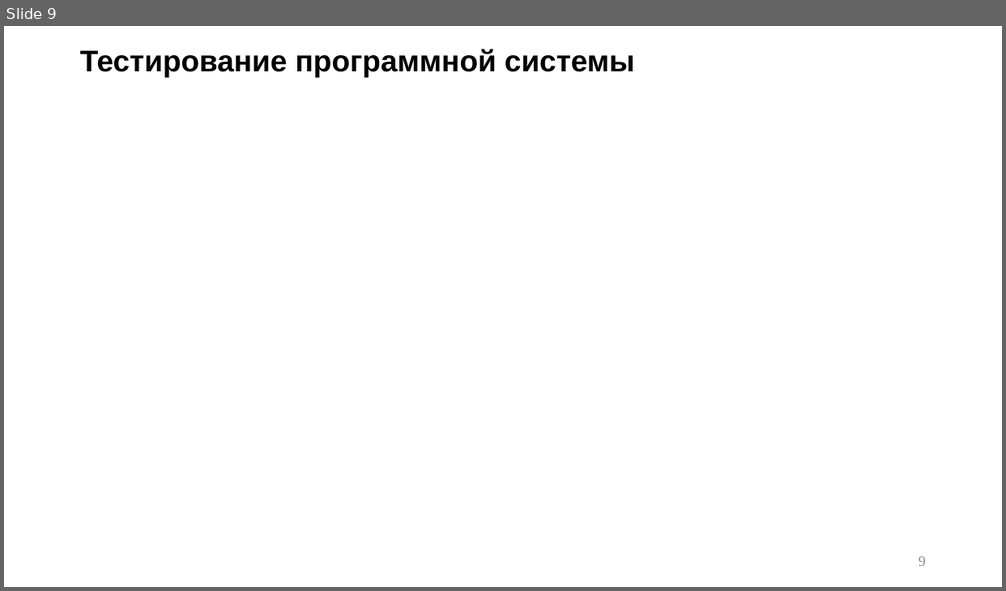
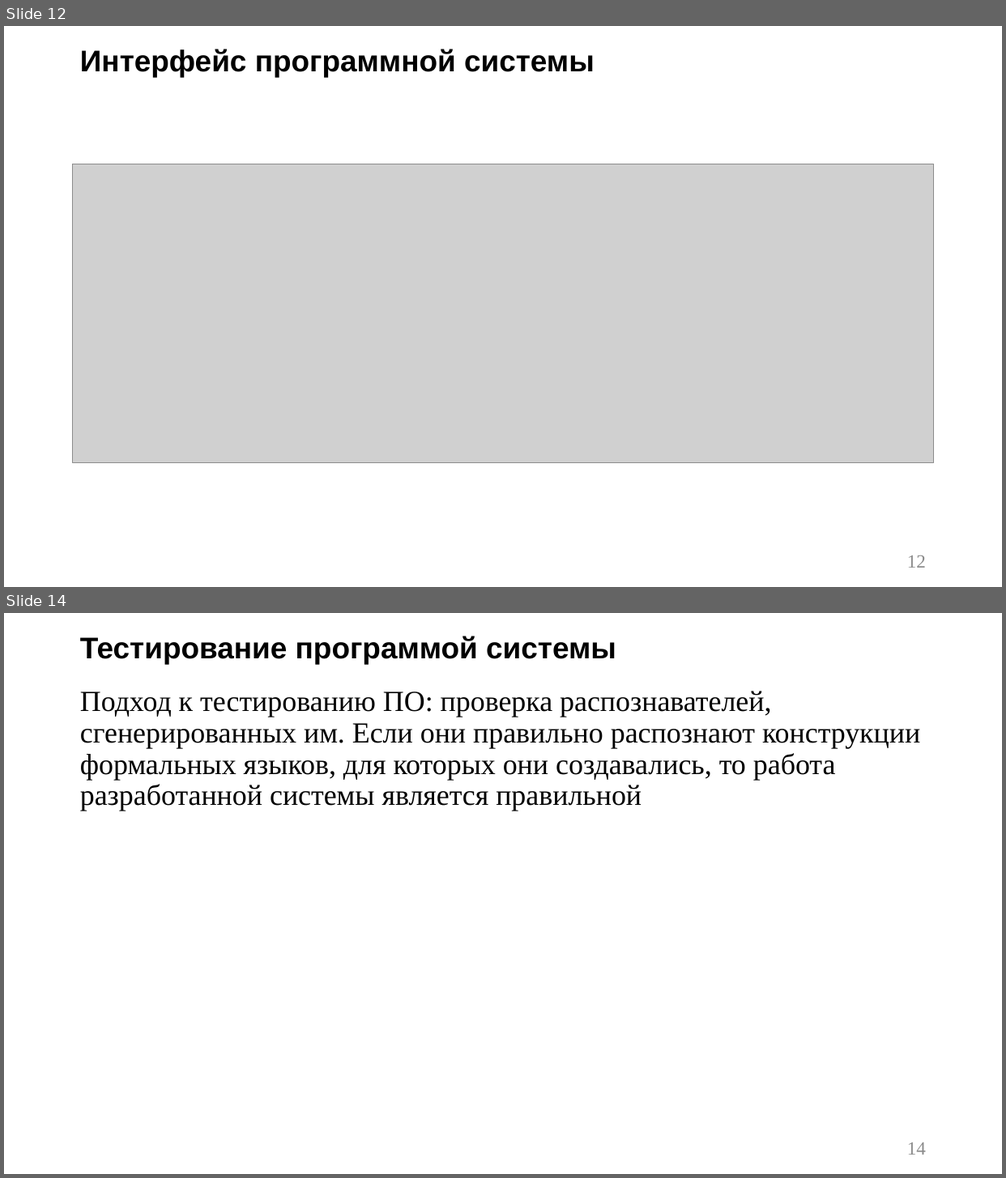
Before and after one commit to p6p62/RecognizerGenerator, a slide deck: Презентация на защиту.pptx. Shown one above the other, each under a label of ours: slide 9 before the commit, slides 12 and 14 after it; the slides between them are not shown. The pictures are 1006x591 and 1006x1178 pixels, drawn with LibreOffice and Linux fonts; fonts in the diff are those of the drawing; grey boxes stand for pictures. Boxes give left, top, right and bottom in pixels: in the first picture for what was removed or moved away, otherwise in the second. Text is boxed around its words. In the diff, an @@ line names an element or a change of style, - is before the commit and + after.

```diff
--- a/Презентация на защиту.pptx
+++ b/Презентация на защиту.pptx
@@ slide 14 added at (4, 613, 1002, 1174), background #FFFFFF @@
@@ title added at (80, 636, 616, 664), 28.8 pt, text #000000, bold @@
+Тестирование программой системы
@@ text added at (80, 691, 920, 811), 28 pt, text #000000 @@
+Подход к тестированию ПО: проверка распознавателей, сгенерированных им. Если они правильно распознают конструкции формальных языков, для которых они создавались, то работа разработанной системы является правильной
@@ page number added at (907, 1143, 926, 1155), 18 pt, text #8C8C8C @@
+14
@@ what was slide 9 is now slide 12 @@
@@ slide 12 changed as well @@
@@ title at (80, 49, 594, 77): text changed @@
-Тестирование программной системы
+Интерфейс программной системы
@@ picture added at (73, 164, 934, 463) @@
@@ page number at (907, 556, 926, 568): text changed; size 14 to 18 pt @@
-9
+12
```
Also in this commit, not shown: 6 other slides changed, 6 other slides added, 2 slides removed.
